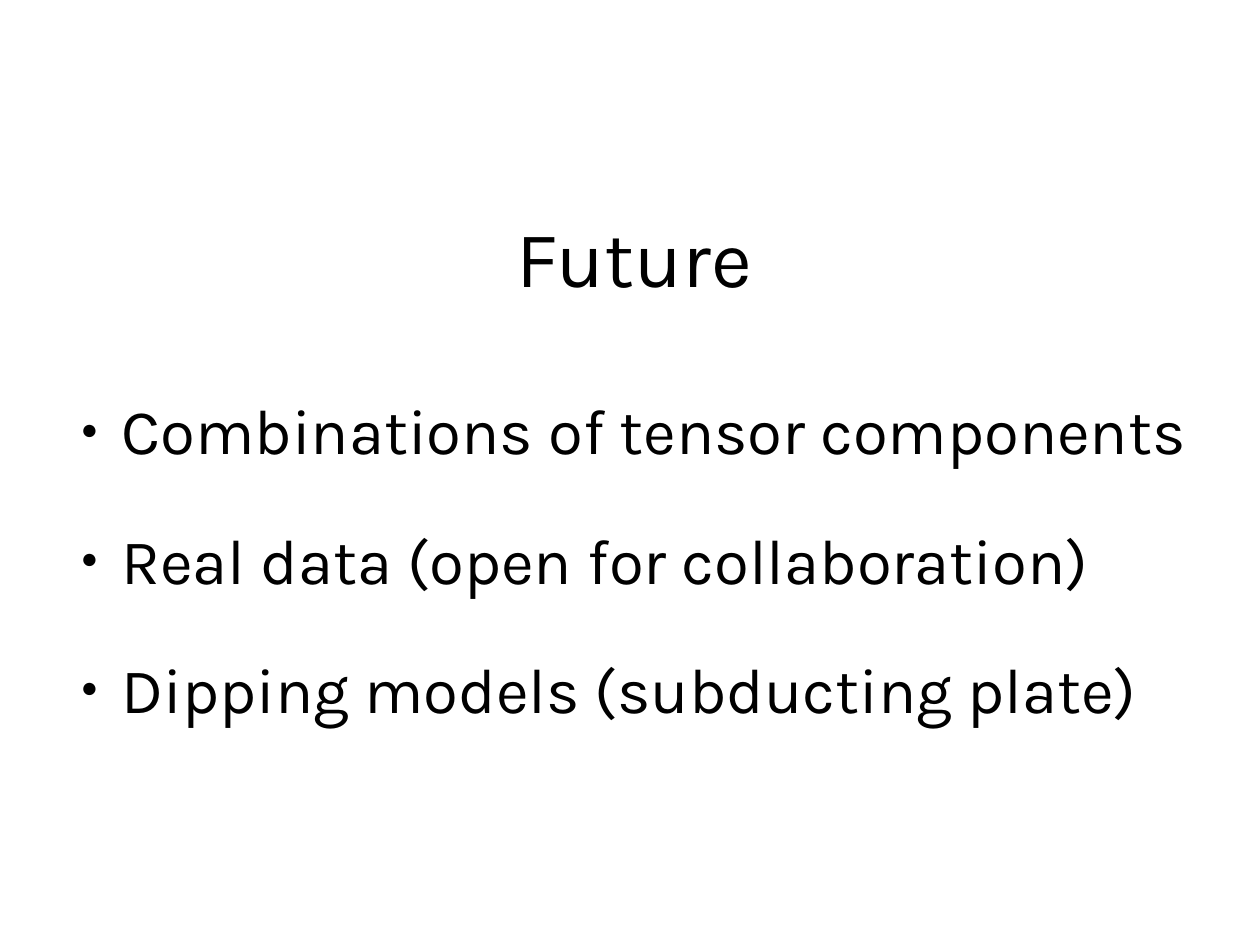
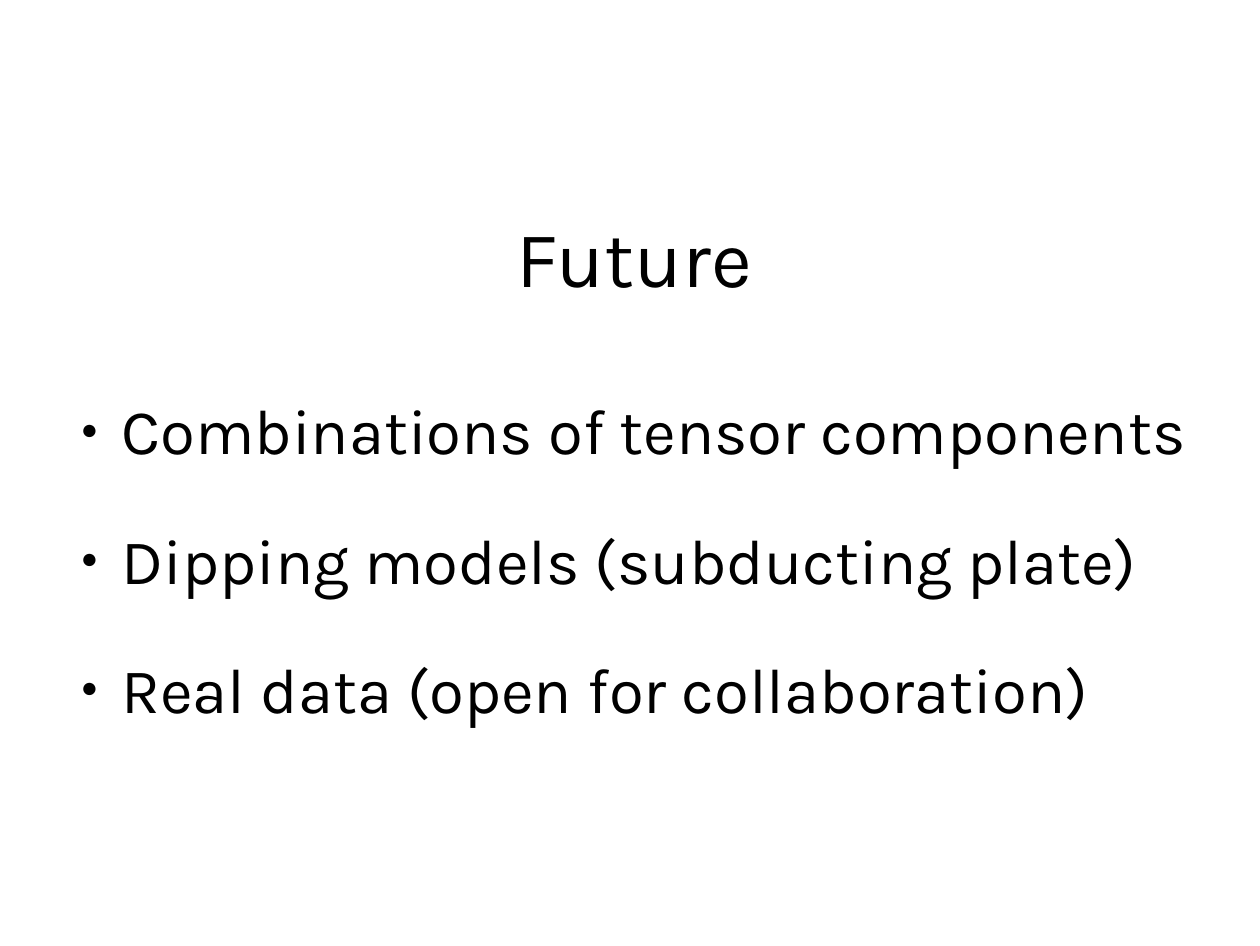
Before and after one commit to leouieda/egu2014, a slide deck: slide 61 of presentation/slides.odp (slide 60 before the commit). Drawn at 1260x946 pixels with LibreOffice and Linux fonts; fonts in the diff are those of the drawing. Boxes give left, top, right and bottom in pixels: in the first picture for what was removed or moved away, otherwise in the second. Text is boxed around its words. In the diff, an @@ line names an element or a change of style, - is before the commit and + after.

```diff
--- a/presentation/slides.odp
+++ b/presentation/slides.odp
@@ text at [121,538,1136,600]: paragraph added @@
+● Dipping models (subducting plate)
@@ text at [121,667,1136,729]: paragraph removed @@
-● Dipping models (subducting plate)
```
Also in this commit, not shown: 2 other slides changed, 1 slide added, 1 other file.
